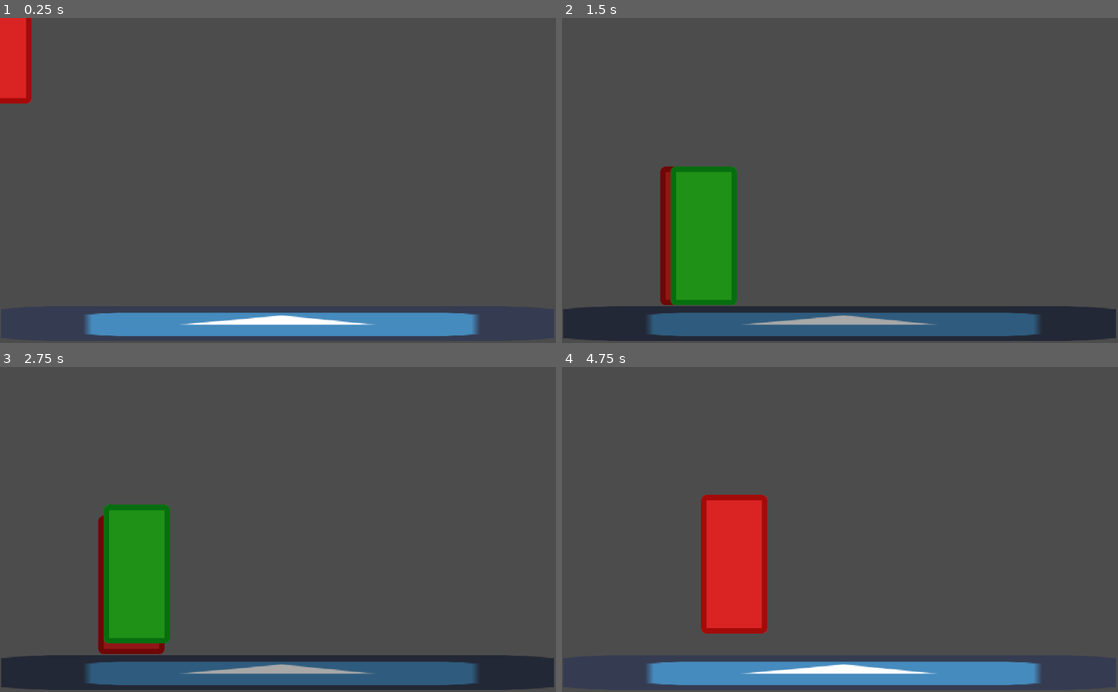
Above: before the commit, frames 1-4 (two rows, left to right).
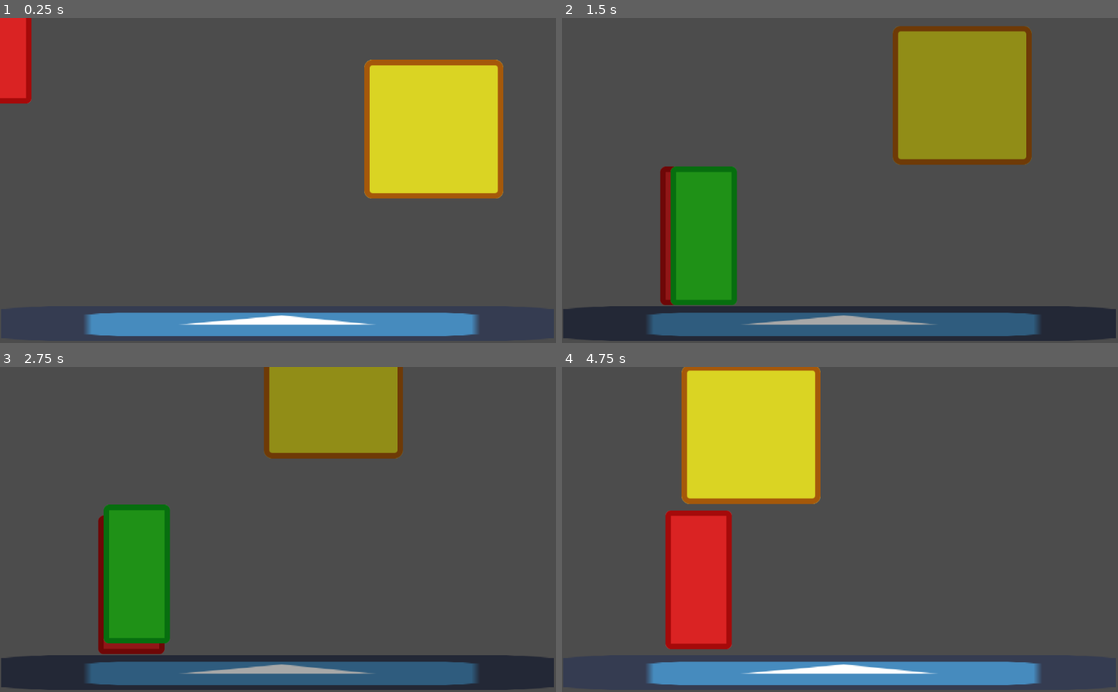
Above: after the commit, the same moments.

Repository: clement-or/Peek
Game: Godot game, scene res://world/World.tscn
Two runs of this game, one before a commit and one after it. Both use one fixed random seed, a clock stepped at 60 frames per second and the inputs below. The project has no main scene, so this scene is started directly. The engine's default icon, where the game draws it, is replaced by a stand-in: a white triangle on a blue panel in a dark square.
Inputs (mouse positions are in pixels of both pictures, inside the frame that each line leads up to):
- Up to frame 1 (0.25 s): no input
- Up to frame 2 (1.5 s): move the mouse to (962, 164) at 0.52 s; press the mouse at (962, 164) at 0.53 s; hold Right (ui_right) from 0.53 s (still down); tap Up (ui_up) at 0.77 s; move the mouse to (728, 196) at 1.27 s; release the mouse at (728, 196) at 1.28 s; tap Space (switch) at 1.35 s
- Up to frame 3 (2.75 s): tap Up (ui_up) at 1.52 s; click (166, 545) at 1.55 s; move the mouse to (333, 458) at 2.02 s; release Right (ui_right) at 2.03 s; press the mouse at (333, 458) at 2.03 s; hold Left (ui_left) from 2.03 s (still down)
- Up to frame 4 (4.75 s): move the mouse to (812, 594) at 2.77 s; release Left (ui_left) at 2.78 s; release the mouse at (812, 594) at 2.78 s; hold Right (ui_right) 2.78-4.28 s; click (812, 594) at 2.85 s; tap Up (ui_up) at 3.02, 3.77, 4.52 s; move the mouse to (1006, 578) at 3.52 s; press the mouse at (1006, 578) at 3.53 s; tap Space (switch) at 3.6 s; move the mouse to (673, 480) at 4.27 s; release the mouse at (673, 480) at 4.28 s; hold Left (ui_left) from 4.28 s (still down); click (673, 480) at 4.35 s

The runs differ from the first frame. In frame 1, 11% of the frame differs, in the area x 65-91%, y 12-56%; in frame 2, 11%; in frame 3, 7.0%; in frame 4, 17%, in the area x 18-47%, y 0-87%.

Commit message:
Move obstacle
Obstacle can be moved to a point

Diff:
--- a/human/Human.gd
+++ b/human/Human.gd
@@ -3,19 +3,6 @@
 export var speed = 300 # px/s
 export var jump_speed = 400 # px/s
 export var gravity = 900 #px/s²
-
-"""
-enum states {
-	IDLE,
-	WALK,
-	JUMP,
-	FALL,
-	DIE,
-	SLEEP
-	}
-var state = states.IDLE
-var prev_state
-"""
 
 var velocity = Vector2(0,0)
 
--- a/project.godot
+++ b/project.godot
@@ -54,6 +54,11 @@
 "events": [ Object(InputEventKey,"resource_local_to_scene":false,"resource_name":"","device":0,"alt":false,"shift":false,"control":false,"meta":false,"command":false,"pressed":false,"scancode":32,"unicode":0,"echo":false,"script":null)
  ]
 }
+click={
+"deadzone": 0.5,
+"events": [ Object(InputEventMouseButton,"resource_local_to_scene":false,"resource_name":"","device":0,"alt":false,"shift":false,"control":false,"meta":false,"command":false,"button_mask":0,"position":Vector2( 0, 0 ),"global_position":Vector2( 0, 0 ),"factor":1.0,"button_index":1,"pressed":false,"doubleclick":false,"script":null)
+ ]
+}
 
 [rendering]
 
--- /dev/null
+++ b/world/Obstacle.gd
@@ -0,0 +1,32 @@
+extends KinematicBody2D
+
+export var gravity = 900
+
+var velocity = Vector2(0,0)
+var mouse_in = false
+signal clicked
+
+func _ready():
+	pass
+
+func _physics_process(delta):
+	velocity.y += gravity*delta
+	velocity = move_and_slide(velocity, Vector2.UP)
+
+
+func _input(event):
+	if event.is_action_pressed("click") && mouse_in:
+		emit_signal("clicked", self)
+
+func _on_Obstacle_mouse_entered():
+	mouse_in = true
+
+
+func _on_Obstacle_mouse_exited():
+	mouse_in = false
+
+func move_to(target):
+	set_physics_process(false)
+	velocity = Vector2.ZERO
+	$Tween.interpolate_property(self, "global_position", global_position, target, 0.5, Tween.TRANS_LINEAR, Tween.EASE_IN_OUT)
+	$Tween.start()
--- /dev/null
+++ b/world/Obstacle.tscn
@@ -0,0 +1,34 @@
+[gd_scene load_steps=4 format=2]
+
+[ext_resource path="res://world/Obstacle.gd" type="Script" id=1]
+[ext_resource path="res://world/obstacle.png" type="Texture" id=2]
+
+[sub_resource type="RectangleShape2D" id=1]
+extents = Vector2( 127, 128 )
+
+[node name="Obstacle" type="KinematicBody2D"]
+script = ExtResource( 1 )
+
+[node name="Sprite" type="Sprite" parent="."]
+position = Vector2( 0, -127.368 )
+texture = ExtResource( 2 )
+
+[node name="CollisionShape2D" type="CollisionShape2D" parent="."]
+position = Vector2( 0, -127.368 )
+shape = SubResource( 1 )
+
+[node name="OverlapCheck" type="Area2D" parent="."]
+position = Vector2( 0, -127.368 )
+
+[node name="CollisionShape2D" type="CollisionShape2D" parent="OverlapCheck"]
+shape = SubResource( 1 )
+
+[node name="LHandContact" type="Position2D" parent="."]
+position = Vector2( -111.579, 3.1579 )
+
+[node name="RHandContact" type="Position2D" parent="."]
+position = Vector2( 95.7894, 3.1579 )
+
+[node name="Tween" type="Tween" parent="."]
+[connection signal="mouse_entered" from="." to="." method="_on_Obstacle_mouse_entered"]
+[connection signal="mouse_exited" from="." to="." method="_on_Obstacle_mouse_exited"]
--- a/world/World.gd
+++ b/world/World.gd
@@ -5,7 +5,9 @@
 var life_is_active = true
 
 func _ready():
-	pass
+	var obstacles = get_tree().get_nodes_in_group("obstacles")
+	for o in obstacles:
+		o.connect("clicked", self, "on_Obstacle_clicked")
 
 func _process(delta):
 	if Input.is_action_just_pressed("switch"):
@@ -24,3 +26,7 @@
 		death_world.get_node("Ghost").is_controlled = true
 		death_world.visible = true
 		death_world.get_node("Ghost").global_position = life_world.get_node("Human").global_position
+
+func _input(event):
+	if event.is_action_pressed("click"):
+		$LifeWorld/Obstacle.move_to(get_global_mouse_position())
--- a/world/World.tscn
+++ b/world/World.tscn
@@ -1,9 +1,10 @@
-[gd_scene load_steps=6 format=2]
+[gd_scene load_steps=7 format=2]
 
 [ext_resource path="res://world/World.gd" type="Script" id=1]
 [ext_resource path="res://human/Human.tscn" type="PackedScene" id=2]
-[ext_resource path="res://icon.png" type="Texture" id=3]
-[ext_resource path="res://ghost/Ghost.tscn" type="PackedScene" id=4]
+[ext_resource path="res://world/Obstacle.tscn" type="PackedScene" id=3]
+[ext_resource path="res://icon.png" type="Texture" id=4]
+[ext_resource path="res://ghost/Ghost.tscn" type="PackedScene" id=5]
 
 [sub_resource type="RectangleShape2D" id=1]
 extents = Vector2( 548.688, 30.4509 )
@@ -20,13 +21,18 @@
 [node name="Human" parent="LifeWorld" instance=ExtResource( 2 )]
 pause_mode = 0
 
+[node name="Obstacle" parent="LifeWorld" groups=[
+"obstacles",
+] instance=ExtResource( 3 )]
+position = Vector2( 798.867, 302.748 )
+
 [node name="Floor" type="StaticBody2D" parent="LifeWorld"]
 editor/display_folded = true
 
 [node name="icon" type="Sprite" parent="LifeWorld/Floor"]
 position = Vector2( 510.753, 564.208 )
 scale = Vector2( 15.8985, 1 )
-texture = ExtResource( 3 )
+texture = ExtResource( 4 )
 
 [node name="CollisionShape2D" type="CollisionShape2D" parent="LifeWorld/Floor"]
 position = Vector2( 504.434, 561.85 )
Not shown: 1 places in world/World.tscn that only renumber resources
